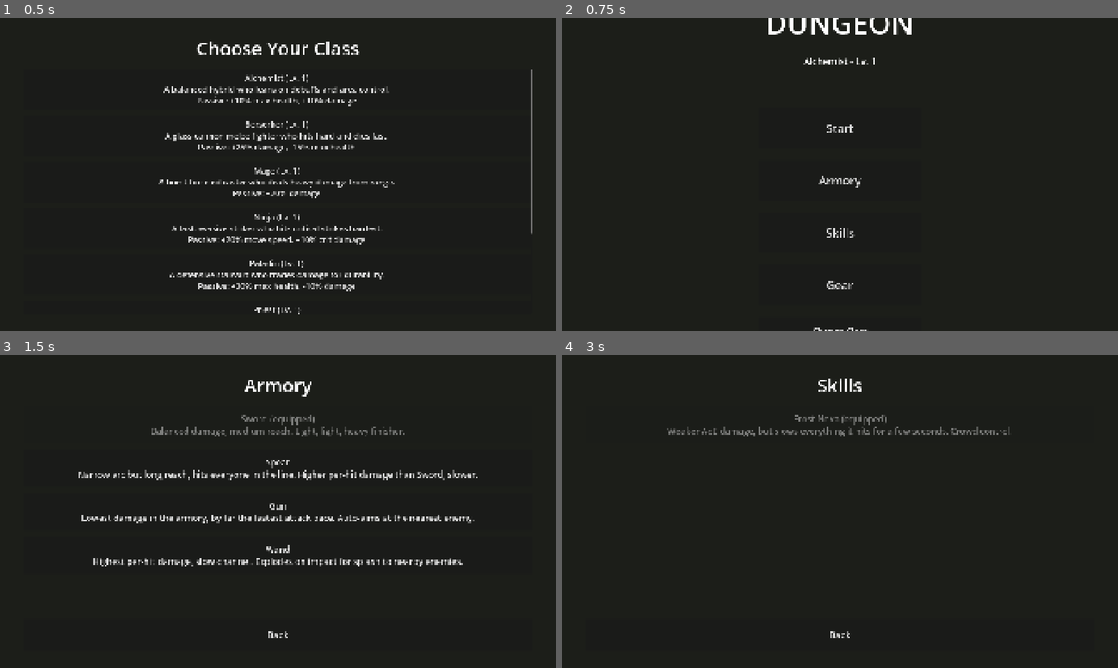
Above: before the commit, frames 1-4 (two rows, left to right).
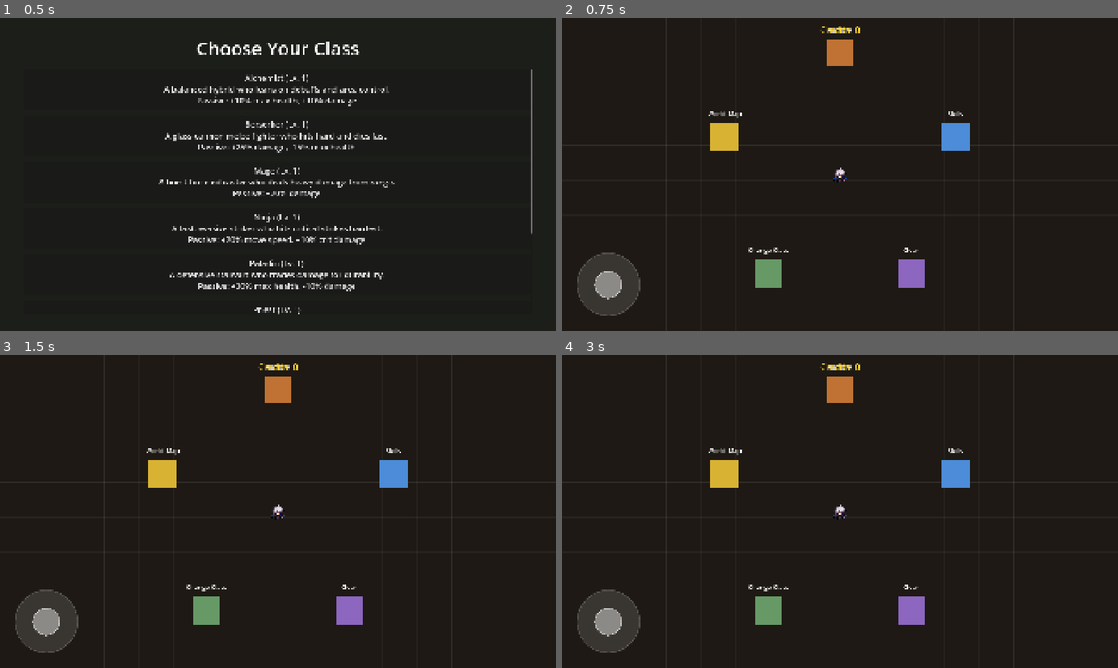
Above: after the commit, the same moments.

Repository: Xylion153/Dungeon
Game: Godot game, scene res://scenes/main/ClassSelectMenu.tscn
Two runs of this game, one before a commit and one after it. Both use one fixed random seed, a clock stepped at 60 frames per second and the inputs below.
Inputs (mouse positions are in pixels of both pictures, inside the frame that each line leads up to):
- Up to frame 1 (0.5 s): no input
- Up to frame 2 (0.75 s): click "Alchemist (Lv. 1) A balanced …" at 0.5 s
- Up to frame 3 (1.5 s): click (278, 517) at 1.25 s, where only the run before the commit has a clickable "Armory"
- Up to frame 4 (3 s): click (840, 633) at 2 s, where only the run before the commit has a clickable "Back"; click (840, 570) at 2.75 s, where only the run before the commit has a clickable "Skills"

Frame 1 is identical in both runs. In frame 2, 5.3% of the frame differs, in the area x 2-82%, y 0-100%; in frame 3, 7.4%, in the area x 2-86%, y 2-96%; in frame 4, 5.2%.

Commit message:
Add Town as a walkable hub, replacing the flat MainMenu
Town.tscn is a real 2D space you walk around, with door-like
TownStation triggers (same overlap pattern as loot pickups) leading to
Armory, Skills, Gear, and Change Class - matching the roadmap's "walkable
hub scene, not just a menu." TownPlayer is a movement-only sibling of
Player with no combat baggage, and TownHud shows just a joystick and
credits readout.

The dungeon entrance goes through a new thin WorldMapMenu rather than
straight to Arena, since world bosses/raids/guild battles are planned as
separate accessible levels rather than more content stuffed into one
Arena - new destinations become new cards there without Town itself
needing rework.

MainMenu.tscn/main_menu.gd are retired outright; every scene that
pointed at MainMenu (ClassSelect, Armory/Skills/Gear back buttons,
GameOverScreen's loadout button, now relabeled "Return to Town") now
points at Town instead.

Co-Authored-By: Claude Sonnet 5 <noreply@anthropic.com>

Diff:
--- a/scenes/main/MainMenu.tscn
+++ /dev/null
@@ -1,73 +0,0 @@
-[gd_scene load_steps=2 format=3]
-
-[ext_resource type="Script" path="res://scripts/ui/main_menu.gd" id="1"]
-
-[node name="MainMenu" type="Control"]
-layout_mode = 3
-anchors_preset = 15
-anchor_right = 1.0
-anchor_bottom = 1.0
-script = ExtResource("1")
-
-[node name="Background" type="ColorRect" parent="."]
-layout_mode = 1
-anchors_preset = 15
-anchor_right = 1.0
-anchor_bottom = 1.0
-color = Color(0.11, 0.12, 0.1, 1)
-
-[node name="CenterContainer" type="CenterContainer" parent="."]
-layout_mode = 1
-anchors_preset = 15
-anchor_right = 1.0
-anchor_bottom = 1.0
-
-[node name="VBoxContainer" type="VBoxContainer" parent="CenterContainer"]
-layout_mode = 2
-theme_override_constants/separation = 40
-
-[node name="Title" type="Label" parent="CenterContainer/VBoxContainer"]
-layout_mode = 2
-theme_override_font_sizes/font_size = 100
-horizontal_alignment = 1
-text = "DUNGEON"
-
-[node name="ClassLabel" type="Label" parent="CenterContainer/VBoxContainer"]
-layout_mode = 2
-theme_override_font_sizes/font_size = 32
-horizontal_alignment = 1
-text = "Warrior - Lv. 1"
-
-[node name="Spacer" type="Control" parent="CenterContainer/VBoxContainer"]
-custom_minimum_size = Vector2(0, 60)
-layout_mode = 2
-
-[node name="StartButton" type="Button" parent="CenterContainer/VBoxContainer"]
-custom_minimum_size = Vector2(560, 140)
-layout_mode = 2
-theme_override_font_sizes/font_size = 40
-text = "Start"
-
-[node name="ArmoryButton" type="Button" parent="CenterContainer/VBoxContainer"]
-custom_minimum_size = Vector2(560, 140)
-layout_mode = 2
-theme_override_font_sizes/font_size = 40
-text = "Armory"
-
-[node name="SkillsButton" type="Button" parent="CenterContainer/VBoxContainer"]
-custom_minimum_size = Vector2(560, 140)
-layout_mode = 2
-theme_override_font_sizes/font_size = 40
-text = "Skills"
-
-[node name="GearButton" type="Button" parent="CenterContainer/VBoxContainer"]
-custom_minimum_size = Vector2(560, 140)
-layout_mode = 2
-theme_override_font_sizes/font_size = 40
-text = "Gear"
-
-[node name="ChangeClassButton" type="Button" parent="CenterContainer/VBoxContainer"]
-custom_minimum_size = Vector2(560, 100)
-layout_mode = 2
-theme_override_font_sizes/font_size = 30
-text = "Change Class"
--- /dev/null
+++ b/scenes/main/Town.tscn
@@ -0,0 +1,52 @@
+[gd_scene load_steps=6 format=3]
+
+[ext_resource type="Script" path="res://scripts/main/town.gd" id="1"]
+[ext_resource type="PackedScene" path="res://scenes/town/TownPlayer.tscn" id="2"]
+[ext_resource type="PackedScene" path="res://scenes/town/TownStation.tscn" id="3"]
+[ext_resource type="Script" path="res://scripts/visuals/grid_background.gd" id="4"]
+[ext_resource type="PackedScene" path="res://scenes/ui/TownHud.tscn" id="5"]
+
+[node name="Town" type="Node2D"]
+script = ExtResource("1")
+
+[node name="Background" type="Node2D" parent="."]
+position = Vector2(960, 540)
+script = ExtResource("4")
+background_color = Color(0.12, 0.1, 0.08, 1)
+line_color = Color(1, 1, 1, 0.04)
+major_line_color = Color(1, 1, 1, 0.08)
+
+[node name="TownPlayer" parent="." instance=ExtResource("2")]
+position = Vector2(960, 540)
+
+[node name="ArmoryStation" parent="." instance=ExtResource("3")]
+position = Vector2(960, 120)
+target_scene_path = "res://scenes/main/ArmoryMenu.tscn"
+station_label = "Armory"
+station_color = Color(0.75, 0.45, 0.2, 1)
+
+[node name="SkillsStation" parent="." instance=ExtResource("3")]
+position = Vector2(1359, 410)
+target_scene_path = "res://scenes/main/SkillsMenu.tscn"
+station_label = "Skills"
+station_color = Color(0.3, 0.55, 0.85, 1)
+
+[node name="GearStation" parent="." instance=ExtResource("3")]
+position = Vector2(1207, 880)
+target_scene_path = "res://scenes/main/GearMenu.tscn"
+station_label = "Gear"
+station_color = Color(0.55, 0.4, 0.75, 1)
+
+[node name="ChangeClassStation" parent="." instance=ExtResource("3")]
+position = Vector2(713, 880)
+target_scene_path = "res://scenes/main/ClassSelectMenu.tscn"
+station_label = "Change Class"
+station_color = Color(0.4, 0.6, 0.4, 1)
+
+[node name="TravelStation" parent="." instance=ExtResource("3")]
+position = Vector2(561, 410)
+target_scene_path = "res://scenes/main/WorldMapMenu.tscn"
+station_label = "World Map"
+station_color = Color(0.85, 0.7, 0.2, 1)
+
+[node name="TownHud" parent="." instance=ExtResource("5")]
--- /dev/null
+++ b/scenes/main/WorldMapMenu.tscn
@@ -0,0 +1,49 @@
+[gd_scene load_steps=2 format=3]
+
+[ext_resource type="Script" path="res://scripts/ui/world_map_menu.gd" id="1"]
+
+[node name="WorldMapMenu" type="Control"]
+layout_mode = 3
+anchors_preset = 15
+anchor_right = 1.0
+anchor_bottom = 1.0
+script = ExtResource("1")
+
+[node name="Background" type="ColorRect" parent="."]
+layout_mode = 1
+anchors_preset = 15
+anchor_right = 1.0
+anchor_bottom = 1.0
+color = Color(0.11, 0.12, 0.1, 1)
+
+[node name="VBoxContainer" type="VBoxContainer" parent="."]
+layout_mode = 1
+anchors_preset = 15
+anchor_right = 1.0
+anchor_bottom = 1.0
+offset_left = 80.0
+offset_top = 60.0
+offset_right = -80.0
+offset_bottom = -60.0
+theme_override_constants/separation = 28
+
+[node name="Title" type="Label" parent="VBoxContainer"]
+layout_mode = 2
+theme_override_font_sizes/font_size = 64
+horizontal_alignment = 1
+text = "World Map"
+
+[node name="ScrollContainer" type="ScrollContainer" parent="VBoxContainer"]
+layout_mode = 2
+size_flags_vertical = 3
+
+[node name="CardList" type="VBoxContainer" parent="VBoxContainer/ScrollContainer"]
+layout_mode = 2
+size_flags_horizontal = 3
+theme_override_constants/separation = 20
+
+[node name="BackButton" type="Button" parent="VBoxContainer"]
+custom_minimum_size = Vector2(0, 110)
+layout_mode = 2
+theme_override_font_sizes/font_size = 32
+text = "Back"
--- /dev/null
+++ b/scenes/town/TownPlayer.tscn
@@ -0,0 +1,25 @@
+[gd_scene load_steps=4 format=3]
+
+[ext_resource type="Script" path="res://scripts/town/town_player.gd" id="1"]
+[ext_resource type="Script" path="res://scripts/player/player_input.gd" id="2"]
+[ext_resource type="SpriteFrames" path="res://assets/sprites/player_frames.tres" id="3"]
+
+[sub_resource type="CircleShape2D" id="CircleShape2D_townplayer"]
+radius = 18.0
+
+[node name="TownPlayer" type="CharacterBody2D"]
+script = ExtResource("1")
+
+[node name="Shape" type="AnimatedSprite2D" parent="."]
+scale = Vector2(0.35, 0.35)
+sprite_frames = ExtResource("3")
+animation = "idle"
+
+[node name="CollisionShape2D" type="CollisionShape2D" parent="."]
+shape = SubResource("CircleShape2D_townplayer")
+
+[node name="Camera2D" type="Camera2D" parent="."]
+zoom = Vector2(1, 1)
+
+[node name="PlayerInput" type="Node" parent="."]
+script = ExtResource("2")
--- /dev/null
+++ b/scenes/town/TownStation.tscn
@@ -0,0 +1,23 @@
+[gd_scene load_steps=3 format=3]
+
+[ext_resource type="Script" path="res://scripts/town/town_station.gd" id="1"]
+
+[sub_resource type="CircleShape2D" id="CircleShape2D_station"]
+radius = 60.0
+
+[node name="TownStation" type="Area2D"]
+script = ExtResource("1")
+
+[node name="Visual" type="Polygon2D" parent="."]
+
+[node name="Label" type="Label" parent="."]
+offset_left = -70.0
+offset_top = -95.0
+offset_right = 70.0
+offset_bottom = -60.0
+theme_override_colors/font_color = Color(1, 1, 1, 1)
+theme_override_font_sizes/font_size = 22
+horizontal_alignment = 1
+
+[node name="CollisionShape2D" type="CollisionShape2D" parent="."]
+shape = SubResource("CircleShape2D_station")
--- a/scenes/ui/GameOverScreen.tscn
+++ b/scenes/ui/GameOverScreen.tscn
@@ -44,4 +44,4 @@
 custom_minimum_size = Vector2(400, 110)
 layout_mode = 2
 theme_override_font_sizes/font_size = 34
-text = "Change Loadout"
+text = "Return to Town"
--- /dev/null
+++ b/scenes/ui/TownHud.tscn
@@ -0,0 +1,22 @@
+[gd_scene load_steps=3 format=3]
+
+[ext_resource type="Script" path="res://scripts/ui/town_hud.gd" id="1"]
+[ext_resource type="PackedScene" path="res://scenes/ui/VirtualJoystick.tscn" id="2"]
+
+[node name="TownHud" type="CanvasLayer"]
+script = ExtResource("1")
+
+[node name="VirtualJoystick" parent="." instance=ExtResource("2")]
+
+[node name="CreditsLabel" type="Label" parent="."]
+anchors_preset = -1
+anchor_left = 0.5
+anchor_right = 0.5
+offset_left = -150.0
+offset_top = 20.0
+offset_right = 150.0
+offset_bottom = 70.0
+theme_override_colors/font_color = Color(1, 0.85, 0.2, 1)
+theme_override_font_sizes/font_size = 30
+horizontal_alignment = 1
+text = "Credits: 0"
--- /dev/null
+++ b/scripts/main/town.gd
@@ -0,0 +1,3 @@
+extends Node2D
+## The Town hub: no run logic lives here (no XP/death handling like
+## arena.gd) - it's purely scene composition, walking between stations.
--- /dev/null
+++ b/scripts/town/town_player.gd
@@ -0,0 +1,39 @@
+class_name TownPlayer
+extends CharacterBody2D
+## Movement-only sibling of scripts/player/player.gd for the Town hub - no
+## combat, so none of Player's weapon/health/skill machinery applies here.
+
+@export var move_speed := 260.0
+
+@onready var player_input: PlayerInput = $PlayerInput
+@onready var sprite: AnimatedSprite2D = $Shape
+@onready var camera: Camera2D = $Camera2D
+
+func _ready() -> void:
+	add_to_group("player")
+	collision_layer = PhysicsLayers.PLAYER
+	collision_mask = PhysicsLayers.WORLD
+	camera.make_current()
+
+func _physics_process(_delta: float) -> void:
+	var move_vector: Vector2 = player_input.move_vector
+	if move_vector.length() > 1.0:
+		move_vector = move_vector.normalized()
+	velocity = move_vector * move_speed
+	move_and_slide()
+	_update_sprite_animation(move_vector)
+
+func _update_sprite_animation(move_vector: Vector2) -> void:
+	if move_vector == Vector2.ZERO:
+		if sprite.animation != "idle":
+			sprite.play("idle")
+		return
+
+	var anim_name: String
+	if absf(move_vector.x) > absf(move_vector.y):
+		anim_name = "walk_right" if move_vector.x > 0.0 else "walk_left"
+	else:
+		anim_name = "walk_down" if move_vector.y > 0.0 else "walk_up"
+
+	if sprite.animation != anim_name:
+		sprite.play(anim_name)
--- /dev/null
+++ b/scripts/town/town_station.gd
@@ -0,0 +1,33 @@
+extends Area2D
+## A walk-in door in Town: overlap navigates to target_scene_path, matching
+## the overlap-trigger pattern scripts/combat/loot_pickup.gd already uses.
+
+@export var target_scene_path: String
+@export var station_label: String
+@export var station_color: Color = Color(0.5, 0.5, 0.5)
+
+@onready var shape_visual: Polygon2D = $Visual
+@onready var label: Label = $Label
+
+var _triggered := false
+
+func _ready() -> void:
+	collision_layer = 0
+	collision_mask = PhysicsLayers.PLAYER
+	monitoring = true
+	body_entered.connect(_on_body_entered)
+	shape_visual.color = station_color
+	shape_visual.polygon = _square_polygon(48.0)
+	label.text = station_label
+
+func _square_polygon(half_size: float) -> PackedVector2Array:
+	return PackedVector2Array([
+		Vector2(-half_size, -half_size), Vector2(half_size, -half_size),
+		Vector2(half_size, half_size), Vector2(-half_size, half_size),
+	])
+
+func _on_body_entered(body: Node) -> void:
+	if _triggered or not body.is_in_group("player"):
+		return
+	_triggered = true
+	get_tree().change_scene_to_file(target_scene_path)
--- a/scripts/ui/armory_menu.gd
+++ b/scripts/ui/armory_menu.gd
@@ -8,7 +8,7 @@
 @onready var back_button: Button = $VBoxContainer/BackButton
 
 func _ready() -> void:
-	back_button.pressed.connect(func(): get_tree().change_scene_to_file("res://scenes/main/MainMenu.tscn"))
+	back_button.pressed.connect(func(): get_tree().change_scene_to_file("res://scenes/main/Town.tscn"))
 	_populate()
 
 func _populate() -> void:
--- a/scripts/ui/class_select_menu.gd
+++ b/scripts/ui/class_select_menu.gd
@@ -29,4 +29,4 @@
 
 func _on_class_selected(class_data: ClassData) -> void:
 	GameState.select_class(class_data)
-	get_tree().change_scene_to_file("res://scenes/main/MainMenu.tscn")
+	get_tree().change_scene_to_file("res://scenes/main/Town.tscn")
--- a/scripts/ui/game_over_screen.gd
+++ b/scripts/ui/game_over_screen.gd
@@ -11,7 +11,7 @@
 func _ready() -> void:
 	visible = false
 	retry_button.pressed.connect(func(): get_tree().change_scene_to_file("res://scenes/main/Arena.tscn"))
-	change_loadout_button.pressed.connect(func(): get_tree().change_scene_to_file("res://scenes/main/MainMenu.tscn"))
+	change_loadout_button.pressed.connect(func(): get_tree().change_scene_to_file("res://scenes/main/Town.tscn"))
 
 func show_result(wave_reached: int) -> void:
 	wave_label.text = "Wave Reached: %d" % wave_reached
--- a/scripts/ui/gear_menu.gd
+++ b/scripts/ui/gear_menu.gd
@@ -13,7 +13,7 @@
 @onready var back_button: Button = $VBoxContainer/BackButton
 
 func _ready() -> void:
-	back_button.pressed.connect(func(): get_tree().change_scene_to_file("res://scenes/main/MainMenu.tscn"))
+	back_button.pressed.connect(func(): get_tree().change_scene_to_file("res://scenes/main/Town.tscn"))
 	_populate()
 
 func _populate() -> void:
--- a/scripts/ui/main_menu.gd
+++ /dev/null
@@ -1,27 +0,0 @@
-extends Control
-
-@onready var class_label: Label = $CenterContainer/VBoxContainer/ClassLabel
-@onready var start_button: Button = $CenterContainer/VBoxContainer/StartButton
-@onready var armory_button: Button = $CenterContainer/VBoxContainer/ArmoryButton
-@onready var skills_button: Button = $CenterContainer/VBoxContainer/SkillsButton
-@onready var gear_button: Button = $CenterContainer/VBoxContainer/GearButton
-@onready var change_class_button: Button = $CenterContainer/VBoxContainer/ChangeClassButton
-
-func _ready() -> void:
-	if GameState.current_class == null:
-		# Reached directly without picking a class (e.g. mid-development
-		# testing) - send back to Class Select rather than crashing on a
-		# null current_class everywhere below. Deferred: changing scene
-		# during _ready() while the tree is still assembling this node
-		# throws "Parent node is busy".
-		get_tree().call_deferred("change_scene_to_file", "res://scenes/main/ClassSelectMenu.tscn")
-		return
-
-	var progress := SaveManager.get_class_progress(GameState.current_class.id)
-	class_label.text = "%s - Lv. %d" % [GameState.current_class.display_name, progress["level"]]
-
-	start_button.pressed.connect(func(): get_tree().change_scene_to_file("res://scenes/main/Arena.tscn"))
-	armory_button.pressed.connect(func(): get_tree().change_scene_to_file("res://scenes/main/ArmoryMenu.tscn"))
-	skills_button.pressed.connect(func(): get_tree().change_scene_to_file("res://scenes/main/SkillsMenu.tscn"))
-	gear_button.pressed.connect(func(): get_tree().change_scene_to_file("res://scenes/main/GearMenu.tscn"))
-	change_class_button.pressed.connect(func(): get_tree().change_scene_to_file("res://scenes/main/ClassSelectMenu.tscn"))
--- a/scripts/ui/skills_menu.gd
+++ b/scripts/ui/skills_menu.gd
@@ -7,7 +7,7 @@
 @onready var back_button: Button = $VBoxContainer/BackButton
 
 func _ready() -> void:
-	back_button.pressed.connect(func(): get_tree().change_scene_to_file("res://scenes/main/MainMenu.tscn"))
+	back_button.pressed.connect(func(): get_tree().change_scene_to_file("res://scenes/main/Town.tscn"))
 	_populate()
 
 func _populate() -> void:
--- /dev/null
+++ b/scripts/ui/town_hud.gd
@@ -0,0 +1,19 @@
+extends CanvasLayer
+## Minimal Town HUD: movement joystick + a credits readout. No combat
+## buttons - self-binds to the TownPlayer the same way hud.gd binds to
+## Player, and polls credits each frame since there's no changed signal.
+
+@onready var joystick: Control = $VirtualJoystick
+@onready var credits_label: Label = $CreditsLabel
+
+func _ready() -> void:
+	call_deferred("_bind_player")
+
+func _process(_delta: float) -> void:
+	credits_label.text = "Credits: %d" % SaveManager.get_credits()
+
+func _bind_player() -> void:
+	var player := get_tree().get_first_node_in_group("player")
+	if player == null:
+		return
+	joystick.vector_changed.connect(player.player_input.set_joystick_vector)
--- /dev/null
+++ b/scripts/ui/world_map_menu.gd
@@ -0,0 +1,23 @@
+extends Control
+## Level-select seam between Town and actual runs. Only one destination
+## exists today (the Dungeon Arena), but this is where world bosses, raids,
+## and guild battles get their own cards later - Town's Travel station
+## points here once, so none of those additions touch Town itself.
+
+@onready var card_list: VBoxContainer = $VBoxContainer/ScrollContainer/CardList
+@onready var back_button: Button = $VBoxContainer/BackButton
+
+func _ready() -> void:
+	back_button.pressed.connect(func(): get_tree().change_scene_to_file("res://scenes/main/Town.tscn"))
+	_populate()
+
+func _populate() -> void:
+	for child in card_list.get_children():
+		child.queue_free()
+
+	var button := Button.new()
+	button.custom_minimum_size = Vector2(0, 130)
+	button.add_theme_font_size_override("font_size", 30)
+	button.text = "Dungeon Raid\nFight through escalating waves to a boss."
+	button.pressed.connect(func(): get_tree().change_scene_to_file("res://scenes/main/Arena.tscn"))
+	card_list.add_child(button)
Not shown, added: scripts/main/town.gd.uid
Not shown, added: scripts/town/town_player.gd.uid
Not shown, added: scripts/town/town_station.gd.uid
Not shown, removed: scripts/ui/main_menu.gd.uid
Not shown, added: scripts/ui/town_hud.gd.uid
Not shown, added: scripts/ui/world_map_menu.gd.uid
